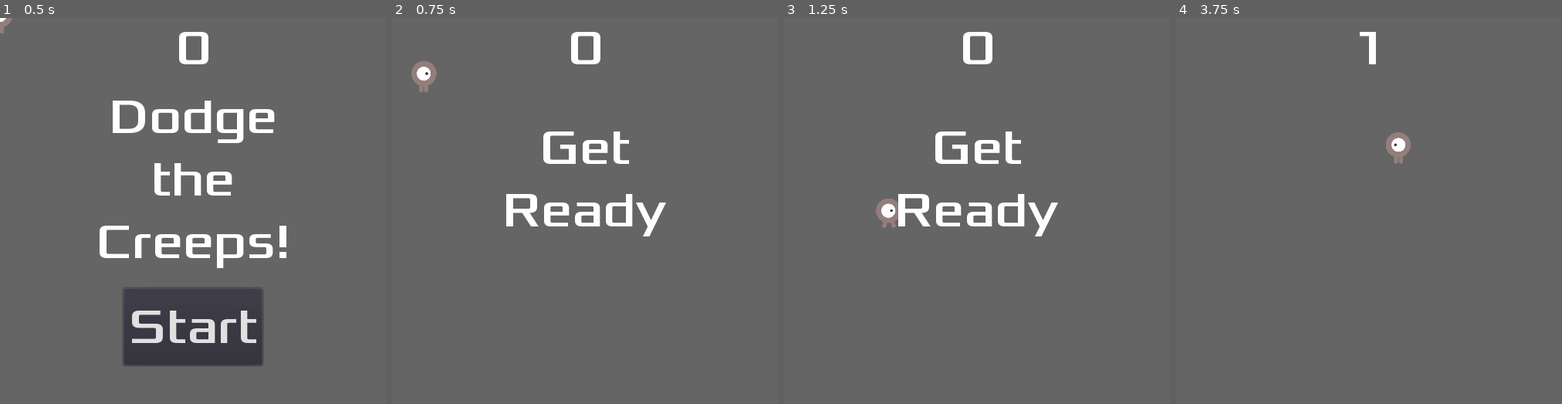
Above: before the commit, frames 1-4 (left to right).
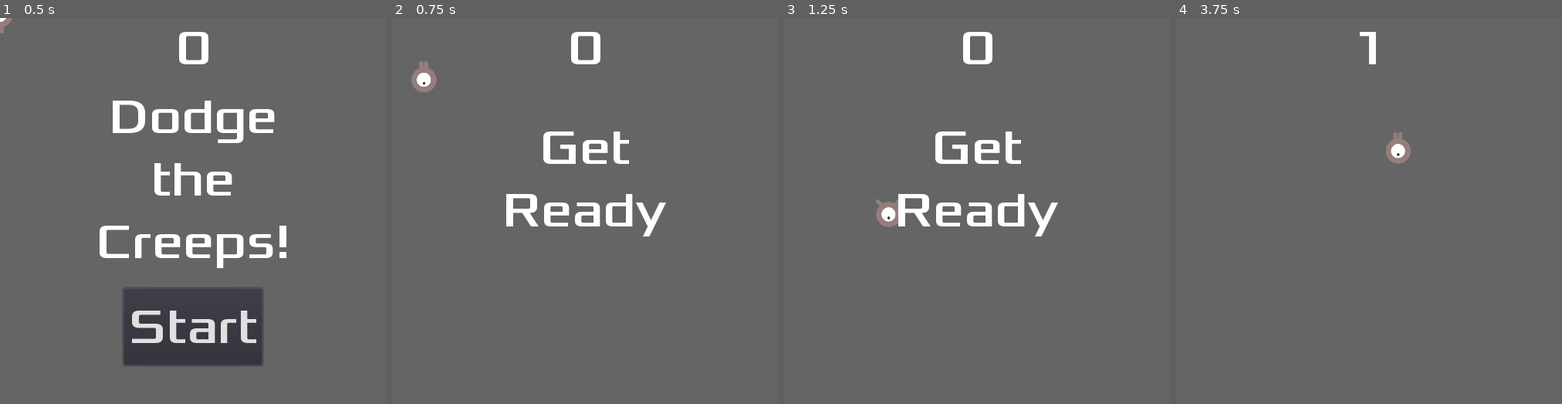
Above: after the commit, the same moments.

Repository: crystman/Godot_tutorial
Game: Godot game, scene res://scenes/Main.tscn
Same seed, same stepped clock (60 frames per second), same inputs: the game is played once before the commit and once after it.
Inputs (mouse positions are in pixels of both pictures, inside the frame that each line leads up to):
- Up to frame 1 (0.5 s): no input
- Up to frame 2 (0.75 s): click "Start" at 0.5 s
- Up to frame 3 (1.25 s): no input
- Up to frame 4 (3.75 s): move the mouse to (1453, 191) at 1.27 s; click (1453, 191) at 1.42 s; move the mouse to (1291, 230) at 2.02 s; click (1291, 230) at 2.17 s; move the mouse to (1407, 126) at 2.77 s; click (1407, 126) at 2.92 s; move the mouse to (1349, 288) at 3.52 s; click (1349, 288) at 3.67 s

Frame 1 is identical in both runs. In frame 2, 0.3% of the frame differs, in the area x 5-12%, y 11-20%; in frame 3, 0.2%; in frame 4, 0.3%, in the area x 54-61%, y 29-38%.

Commit message:
Fixed animation

Diff:
--- a/GoDot_Practice/scenes/Player.gd
+++ b/GoDot_Practice/scenes/Player.gd
@@ -31,11 +31,11 @@
 
 	position += velocity * delta
 
-	if velocity.x != 0:
+	if abs(velocity.x) > abs(velocity.y):
 		$AnimatedSprite.animation = "right"
 		$AnimatedSprite.flip_v = false
 		$AnimatedSprite.flip_h = velocity.x < 0
-	elif velocity.y != 0:
+	elif abs(velocity.y) > abs(velocity.x):
 		$AnimatedSprite.animation = "up"
 		$AnimatedSprite.flip_v = velocity.y > 0
 	else:
